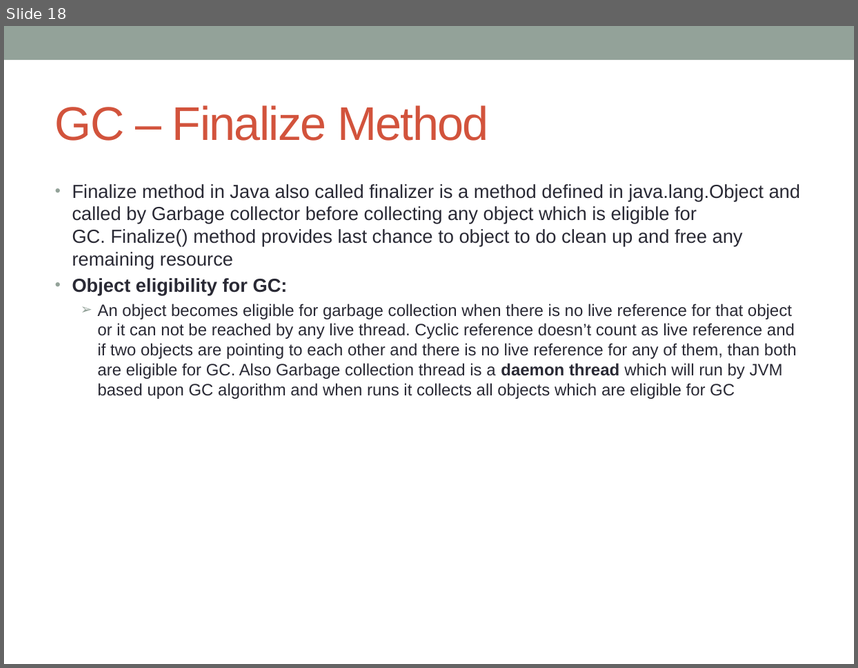
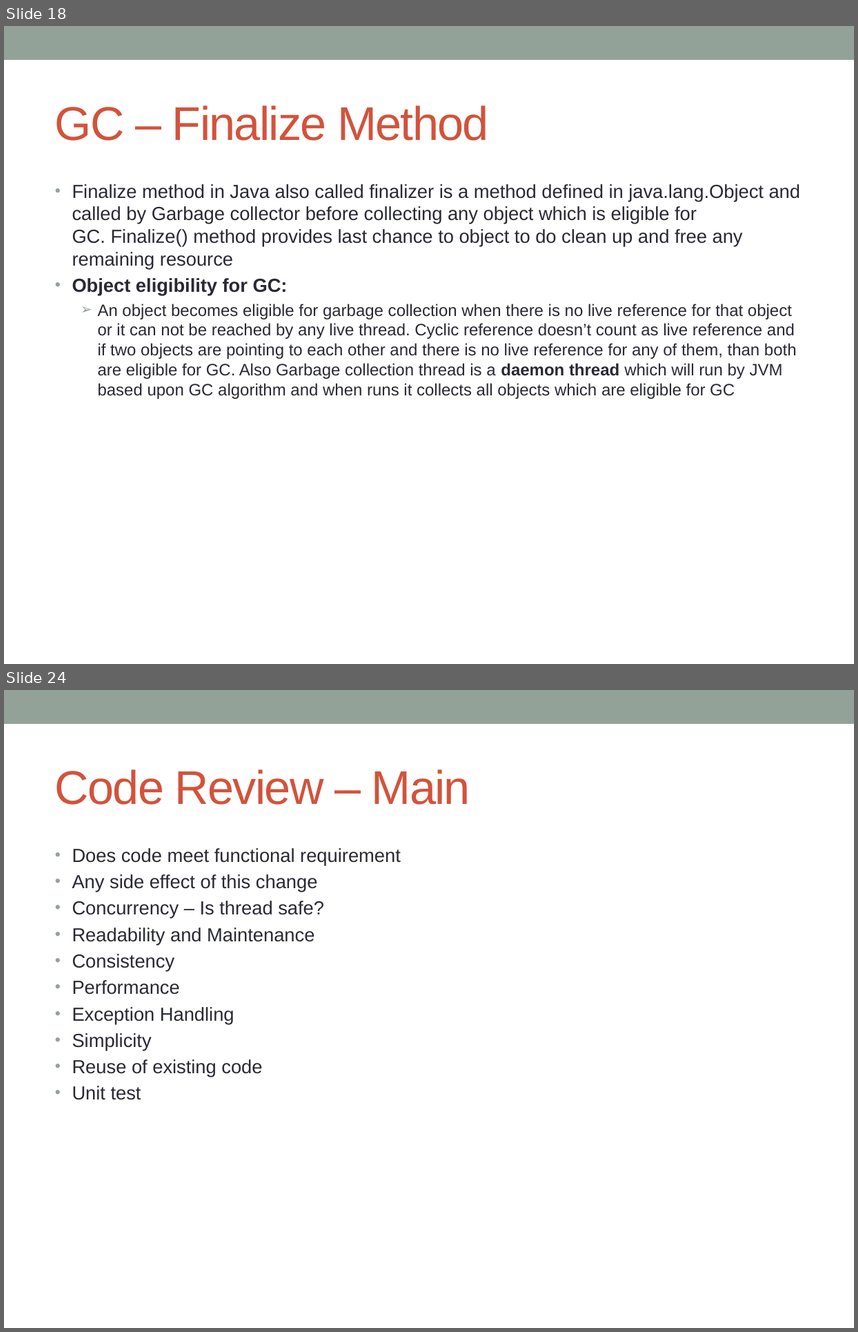
Before and after one commit to notionquest/ProjectDocumentation, a slide deck: CoreJava.pptx. Shown one above the other, each under a label of ours: slide 18 before the commit, slides 18 and 24 after it; the slides between them are not shown. The pictures are 858x668 and 858x1332 pixels, drawn with LibreOffice and Linux fonts; fonts in the diff are those of the drawing. Boxes give left, top, right and bottom in pixels: in the first picture for what was removed or moved away, otherwise in the second. Text is boxed around its words. In the diff, an @@ line names an element or a change of style, - is before the commit and + after.

```diff
--- a/CoreJava.pptx
+++ b/CoreJava.pptx
@@ slide 24 added at [4, 690, 854, 1328], background #FFFFFF; not listed: 1 template element that a slide beside it also shows @@
@@ title added at [55, 769, 470, 805], 40 pt, text #D2533C @@
+Code Review – Main
@@ text added at [72, 848, 401, 1100], 16 pt, text #292934 @@
+• Does code meet functional requirement
+• Any side effect of this change
+• Concurrency – Is thread safe?
+• Readability and Maintenance
+• Consistency
+• Performance
+• Exception Handling
+• Simplicity
+• Reuse of existing code
+• Unit test
```
Also in this commit, not shown: 1 slide changed, 8 other slides added, 6 other files.
